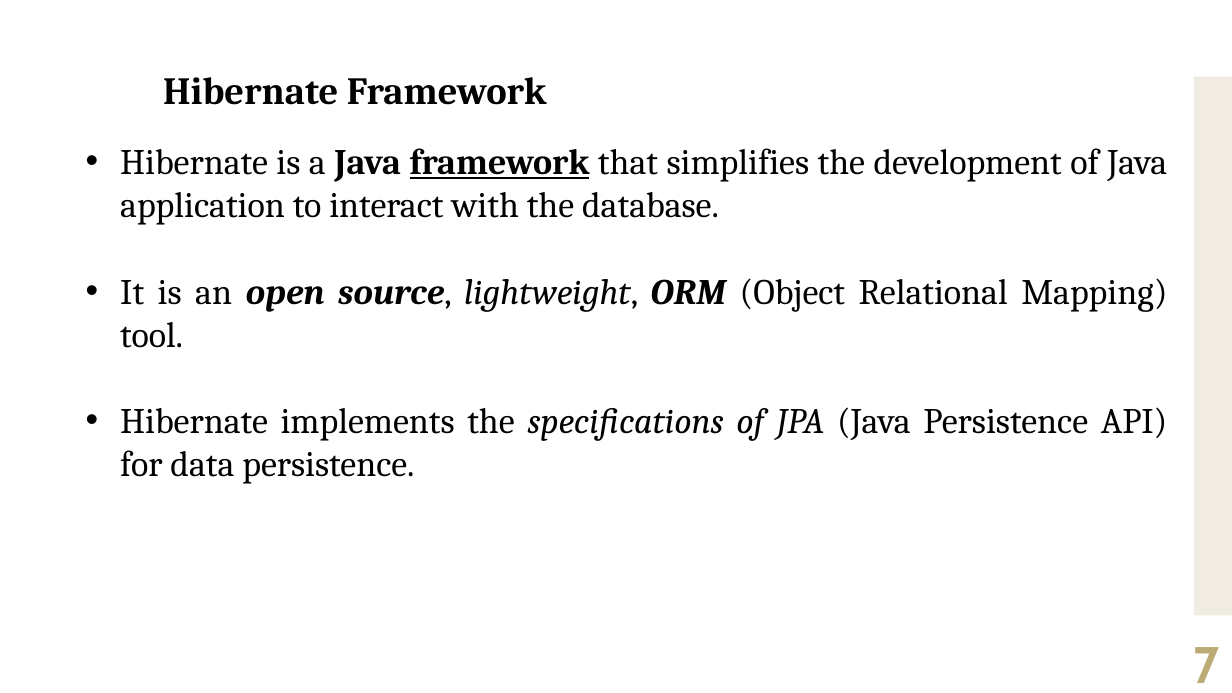
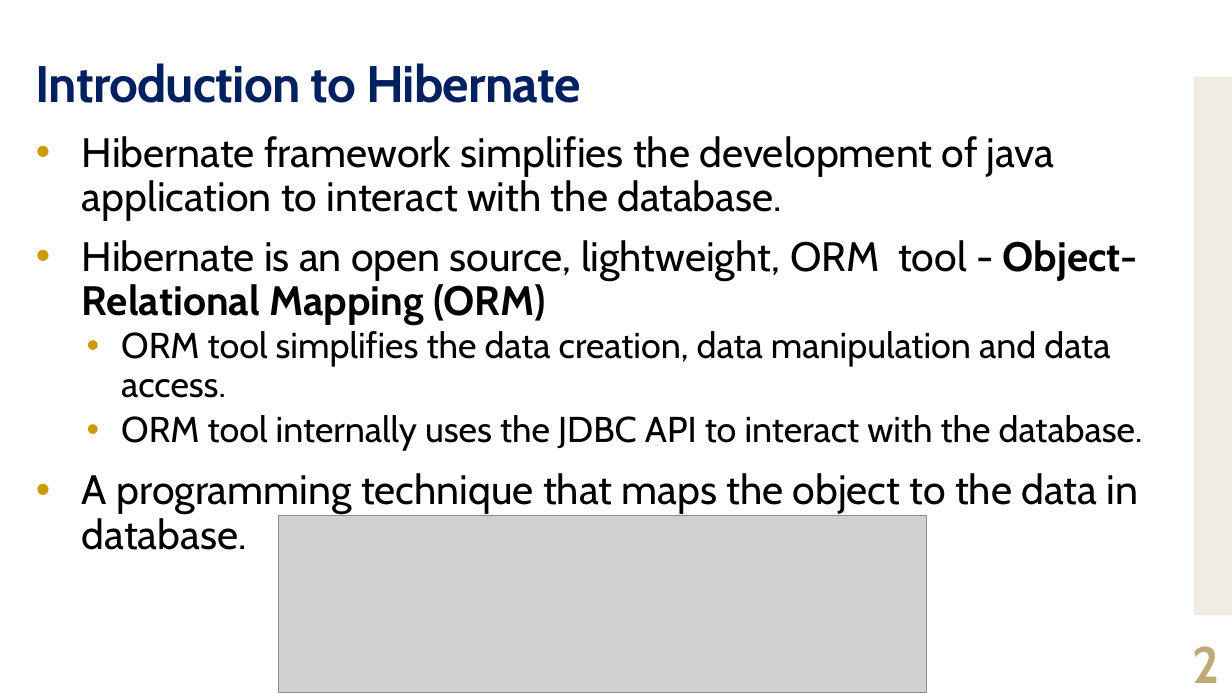
Before and after one commit to jrambasana/AJP2022-material, a slide deck: slide 2 of AJP Slides/AJP (01ce0502) - Unit 6 - Hibernate 01.pptx (slide 7 before the commit). Drawn at 1232x693 pixels with LibreOffice and Linux fonts; fonts in the diff are those of the drawing; grey boxes stand for pictures. Boxes give left, top, right and bottom in pixels: in the first picture for what was removed or moved away, otherwise in the second. Text is boxed around its words. In the diff, an @@ line names an element or a change of style, - is before the commit and + after.

```diff
--- a/AJP Slides/AJP (01ce0502) - Unit 6 - Hibernate 01.pptx
+++ b/AJP Slides/AJP (01ce0502) - Unit 6 - Hibernate 01.pptx
@@ title added at [36, 63, 580, 103], 40 pt, text #002060, bold @@
+Introduction to Hibernate
@@ text removed at [163, 77, 547, 105] @@
-Hibernate Framework
@@ text at [82, 136, 1143, 550]: text changed; size 28 to 32 pt; font Cambria to Cabin @@
-• Hibernate is a Java framework that simplifies the development of Java application to interact with the database.
-• It is an open source, lightweight, ORM (Object Relational Mapping) tool.
-• Hibernate implements the specifications of JPA (Java Persistence API) for data persistence.
+• Hibernate framework simplifies the development of java application to interact with the database.
+• Hibernate is an open source, lightweight, ORM tool - Object-Relational Mapping (ORM)
+  • ORM tool simplifies the data creation, data manipulation and data access.
+  • ORM tool internally uses the JDBC API to interact with the database.
+• A programming technique that maps the object to the data in database.
@@ picture added at [278, 515, 926, 693] @@
@@ page number at [1193, 646, 1220, 683]: text changed @@
-7
+2
```
Also in this commit, not shown: 63 other slides changed, 5 slides added.
